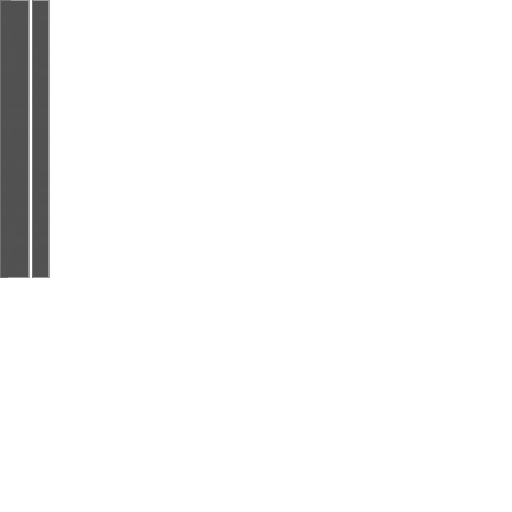
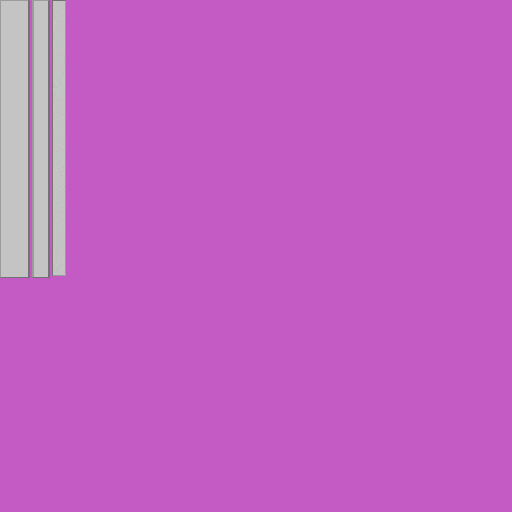
Layers edited between the first and the second (512, 512) image:
added layer "9px bar scroll" above "9px bar" over left=52, top=0, right=66, bottom=276
added layer "9px bar" above "15px bar" over left=32, top=0, right=50, bottom=278
renamed "gui_components.png" to "15px bar", painted on it over left=0, top=0, right=50, bottom=278
added layer "back" over left=0, top=0, right=512, bottom=512
